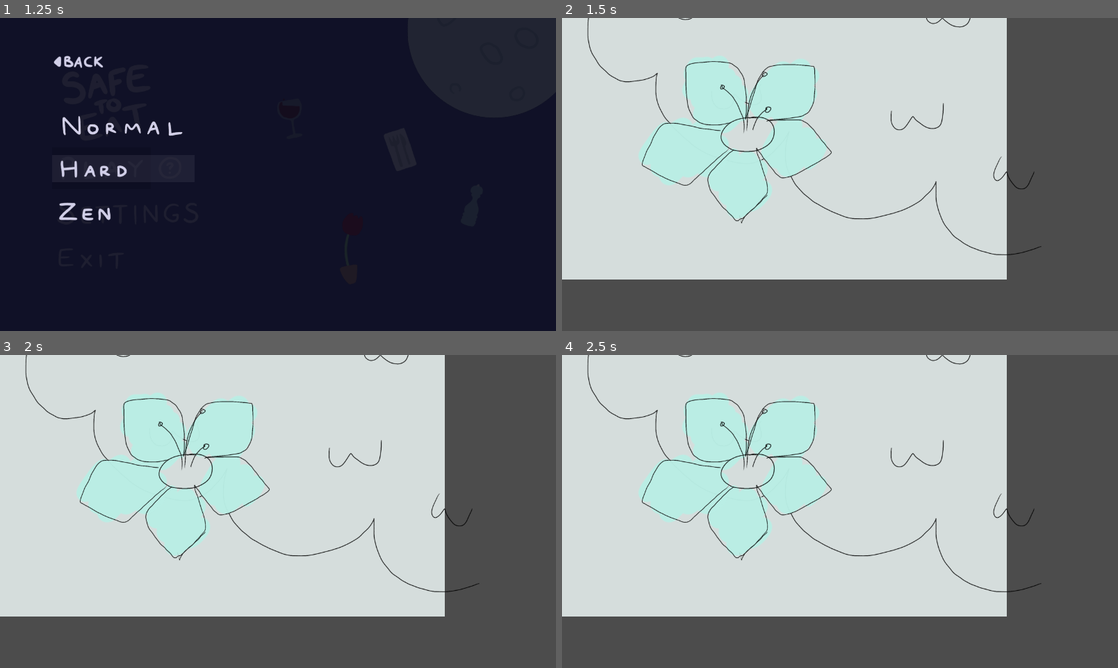
Above: before the commit, frames 1-4 (two rows, left to right).
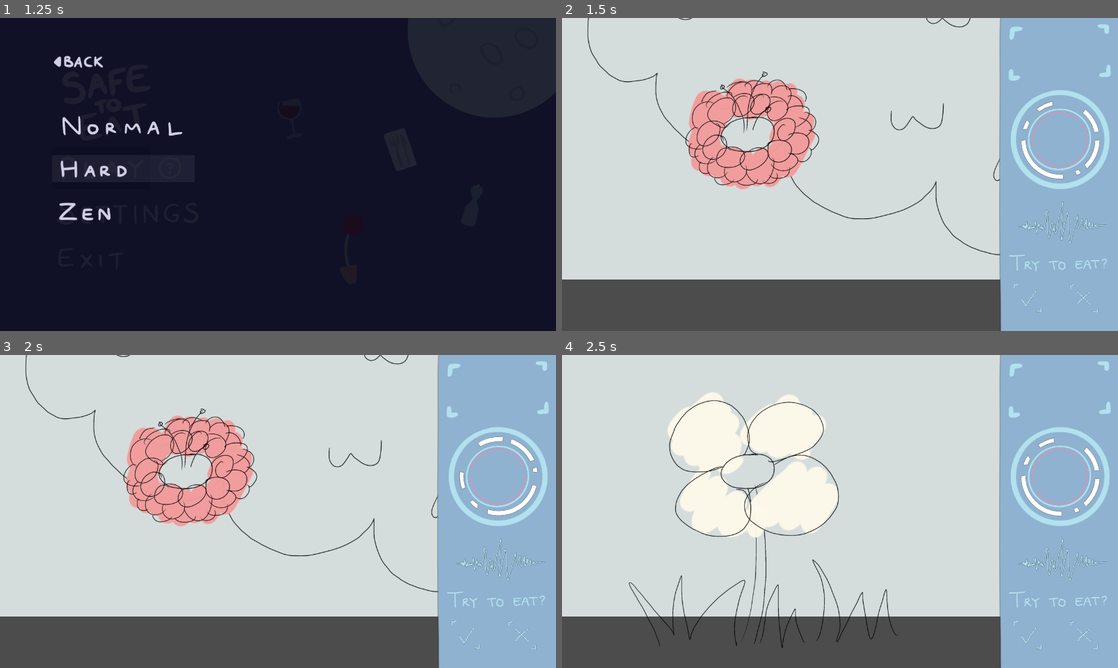
Above: after the commit, the same moments.

Repository: Niimphu/FiresideGameJam2023
Game: Godot game, scene res://Menus/MainMenu.tscn
Same seed, same stepped clock (60 frames per second), same inputs: the game is played once before the commit and once after it.
Inputs (mouse positions are in pixels of both pictures, inside the frame that each line leads up to):
- Up to frame 1 (1.25 s): click (100, 168) at 0.5 s
- Up to frame 2 (1.5 s): click (684, 168) at 1.25 s
- Up to frame 3 (2 s): no input
- Up to frame 4 (2.5 s): click (1029, 633) at 2.02 s

Frame 1 is identical in both runs. In frame 2, 31% of the frame differs, in the area x 13-100%, y 0-100%; in frame 3, 31%; in frame 4, 34%, in the area x 4-100%, y 0-100%.
Error before the commit: Attempt to call function 'add_child' in base 'null instance' on a null instance. (res://GuidebookPrototype/FlowerLevelIdentifier.gd:18)

Commit message:
level control init

Diff:
--- a/GuidebookPrototype/FlowerLevelIdentifier.gd
+++ b/GuidebookPrototype/FlowerLevelIdentifier.gd
@@ -1,4 +1,4 @@
-extends "res://GuidebookPrototype/Identifier.gd"
+extends Node
 
 onready var stamen = $Stamen
 onready var flower = $Flower
@@ -18,7 +18,6 @@
 
 func _process(_delta):
 	initialise_features()
-	is_dangerous = check_danger()
 
 func check_danger() -> bool:
 		if petal_colour == colour.ORANGE:
--- a/GuidebookPrototype/Identifier.gd
+++ b/GuidebookPrototype/Identifier.gd
@@ -15,7 +15,7 @@
 	buttons.set_name("ButtonControl")
 	buttons.connect("safe", self, "_on_safe_pressed")
 	buttons.connect("danger", self, "_on_danger_pressed")
-	get_node("/root/Level/HUD").add_child(buttons)
+	add_child(buttons)
 	reload_delay.connect("timeout", self, "_on_ReloadDelay_timeout")
 
 func _on_safe_pressed():
--- a/GuidebookPrototype/TestLevel.tscn
+++ b/GuidebookPrototype/TestLevel.tscn
@@ -18,20 +18,20 @@
 "_edit_lock_": true
 }
 
-[node name="FlowerLevelIdentifier" type="Node2D" parent="."]
+[node name="Identifiers" type="Node2D" parent="."]
 script = ExtResource( 2 )
 
-[node name="Background" type="Sprite" parent="FlowerLevelIdentifier"]
+[node name="Background" type="Sprite" parent="Identifiers"]
 position = Vector2( 512, 300 )
 texture = ExtResource( 1 )
 hframes = 2
 
-[node name="Flower" type="Sprite" parent="FlowerLevelIdentifier"]
+[node name="Flower" type="Sprite" parent="Identifiers"]
 position = Vector2( 512, 300 )
 texture = ExtResource( 4 )
 hframes = 8
 
-[node name="Stamen" type="Sprite" parent="FlowerLevelIdentifier"]
+[node name="Stamen" type="Sprite" parent="Identifiers"]
 position = Vector2( 512, 300 )
 texture = ExtResource( 3 )
 hframes = 3
--- a/Level/Buttons.tscn
+++ b/Level/Buttons.tscn
@@ -31,7 +31,7 @@
 icon = ExtResource( 3 )
 
 [node name="ResultDelay" type="Timer" parent="."]
-wait_time = 0.5
+wait_time = 0.3
 one_shot = true
 
 [connection signal="button_down" from="Buttons/SafeButton" to="." method="_on_SafeButton_button_down"]
--- /dev/null
+++ b/Level/LevelControl.gd
@@ -0,0 +1,31 @@
+extends Node
+
+onready var button_control = get_node("HUD/ButtonControl")
+onready var current_level = get_node("Levels/TestLevel")
+onready var identifiers = current_level.get_node("Identifiers")
+onready var sprites = identifiers.get_children()
+
+var is_dangerous: bool
+var buttons
+
+func _ready():
+	for child in sprites:
+		randomize()
+		child.frame = randi() % child.hframes
+	button_control.connect("safe", self, "_on_safe_pressed")
+	button_control.connect("danger", self, "_on_danger_pressed")
+
+func _on_safe_pressed():
+	input_received(false)
+
+func _on_danger_pressed():
+	input_received(true)
+
+func input_received(danger_was_pressed: bool):
+	is_dangerous = identifiers.check_danger()
+	if danger_was_pressed == is_dangerous:
+		print("Nice one")
+	else:
+		print("You're a fool")
+	if get_tree().reload_current_scene() != OK:
+		print("Reload scene fail")
--- a/Level/Level.tscn
+++ b/Level/LevelControl.tscn
@@ -1,18 +1,21 @@
-[gd_scene load_steps=13 format=2]
+[gd_scene load_steps=16 format=2]
 
-[ext_resource path="res://Level/Sprites/Sound2.PNG" type="Texture" id=1]
-[ext_resource path="res://Level/Sprites/Base.PNG" type="Texture" id=2]
-[ext_resource path="res://Level/Sprites/Sound3.PNG" type="Texture" id=3]
-[ext_resource path="res://Level/Sprites/Sound1.PNG" type="Texture" id=4]
-[ext_resource path="res://Level/Sprites/Sound4.PNG" type="Texture" id=5]
-[ext_resource path="res://Level/Sprites/Sound5.PNG" type="Texture" id=6]
-[ext_resource path="res://Animation scripts/spin_sprite.gd" type="Script" id=7]
-[ext_resource path="res://Level/Sprites/Spinny ring 2.PNG" type="Texture" id=8]
-[ext_resource path="res://Level/Sprites/Spinny ring.PNG" type="Texture" id=9]
+[ext_resource path="res://Animation scripts/spin_sprite.gd" type="Script" id=1]
+[ext_resource path="res://Level/LevelControl.gd" type="Script" id=2]
+[ext_resource path="res://Level/Sprites/Base.PNG" type="Texture" id=3]
+[ext_resource path="res://Level/Sprites/Sound5.PNG" type="Texture" id=4]
+[ext_resource path="res://Level/Sprites/Spinny ring.PNG" type="Texture" id=5]
+[ext_resource path="res://Level/Sprites/Spinny ring 2.PNG" type="Texture" id=6]
+[ext_resource path="res://Level/Sprites/Sound3.PNG" type="Texture" id=7]
+[ext_resource path="res://Level/Sprites/Sound1.PNG" type="Texture" id=8]
+[ext_resource path="res://Level/Sprites/Sound4.PNG" type="Texture" id=9]
+[ext_resource path="res://Level/Sprites/Sound2.PNG" type="Texture" id=10]
+[ext_resource path="res://GuidebookPrototype/TestLevel.tscn" type="PackedScene" id=11]
+[ext_resource path="res://Level/Buttons.tscn" type="PackedScene" id=12]
 
 [sub_resource type="SpriteFrames" id=1]
 animations = [ {
-"frames": [ ExtResource( 4 ), ExtResource( 1 ), ExtResource( 3 ), ExtResource( 5 ), ExtResource( 6 ) ],
+"frames": [ ExtResource( 8 ), ExtResource( 10 ), ExtResource( 7 ), ExtResource( 9 ), ExtResource( 4 ) ],
 "loop": true,
 "name": "default",
 "speed": 5.0
@@ -50,9 +53,12 @@
 "values": [ 0, 1, 2, 3, 4 ]
 }
 
-[node name="Level" type="Node2D"]
+[node name="LevelControl" type="Node2D"]
+script = ExtResource( 2 )
 
-[node name="LevelControl" type="Node2D" parent="."]
+[node name="Levels" type="Node2D" parent="."]
+
+[node name="TestLevel" parent="Levels" instance=ExtResource( 11 )]
 
 [node name="HUD" type="Node2D" parent="."]
 
@@ -73,15 +79,17 @@
 
 [node name="Spinny1" type="Sprite" parent="HUD"]
 position = Vector2( 1146, 280 )
-texture = ExtResource( 8 )
+texture = ExtResource( 6 )
 centered = false
 offset = Vector2( -1145.53, -280.63 )
-script = ExtResource( 7 )
+script = ExtResource( 1 )
 rotate_modifier = 1.0
 
 [node name="Spinny2" type="Sprite" parent="HUD"]
 position = Vector2( 1147, 279 )
-texture = ExtResource( 9 )
+texture = ExtResource( 5 )
 offset = Vector2( -1.334, -1.696 )
-script = ExtResource( 7 )
+script = ExtResource( 1 )
 rotate_modifier = -2.5
+
+[node name="ButtonControl" parent="HUD" instance=ExtResource( 12 )]
--- a/Menus/PlayMenu.gd
+++ b/Menus/PlayMenu.gd
@@ -4,15 +4,15 @@
 	self.visible = false
 
 func _on_Normal_pressed():
-	if get_tree().change_scene("res://GuidebookPrototype/TestLevel.tscn") != OK:
+	if get_tree().change_scene("res://Level/LevelControl.tscn") != OK:
 		print("failge")
 
 func _on_Hard_pressed():
-	if get_tree().change_scene("res://GuidebookPrototype/TestLevel.tscn") != OK:
+	if get_tree().change_scene("res://Level/LevelControl.tscn") != OK:
 		print("failge")
 
 func _on_Zen_pressed():
-	if get_tree().change_scene("res://GuidebookPrototype/TestLevel.tscn") != OK:
+	if get_tree().change_scene("res://Level/LevelControl.tscn") != OK:
 		print("failge")
 
 func _on_Back_pressed():
Not shown: 1 places in Level/LevelControl.tscn that only renumber resources
